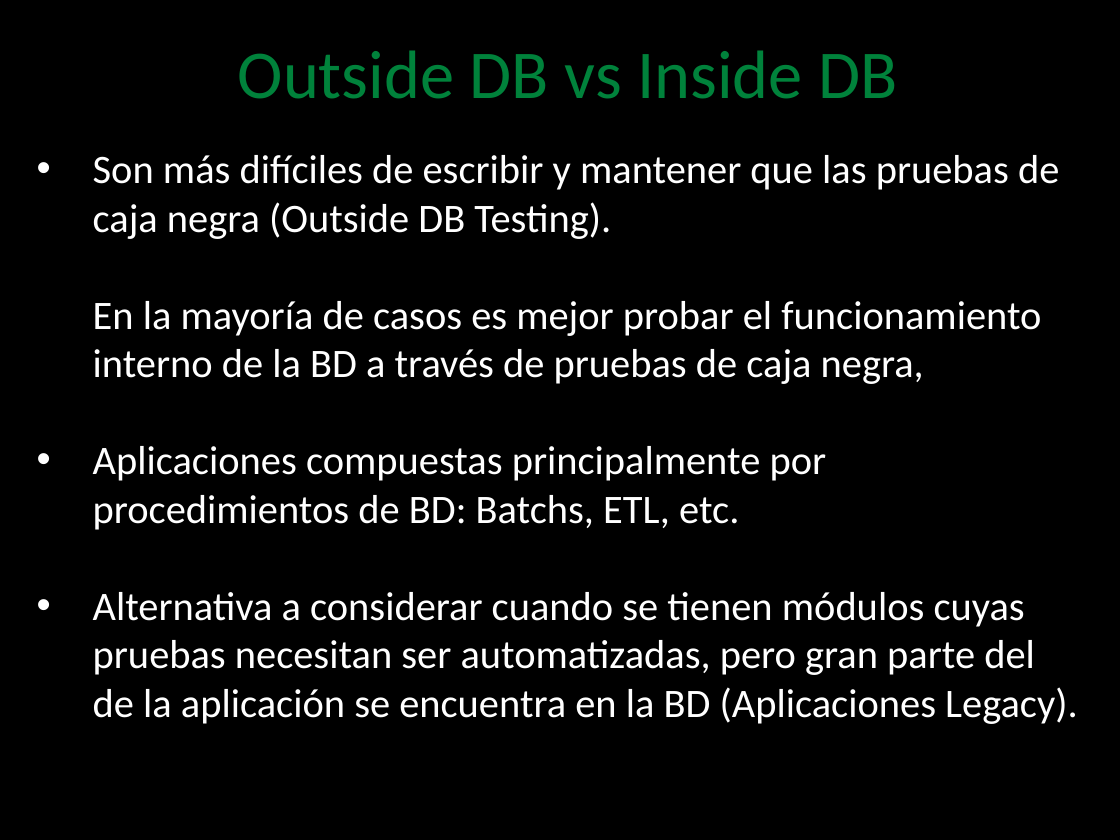
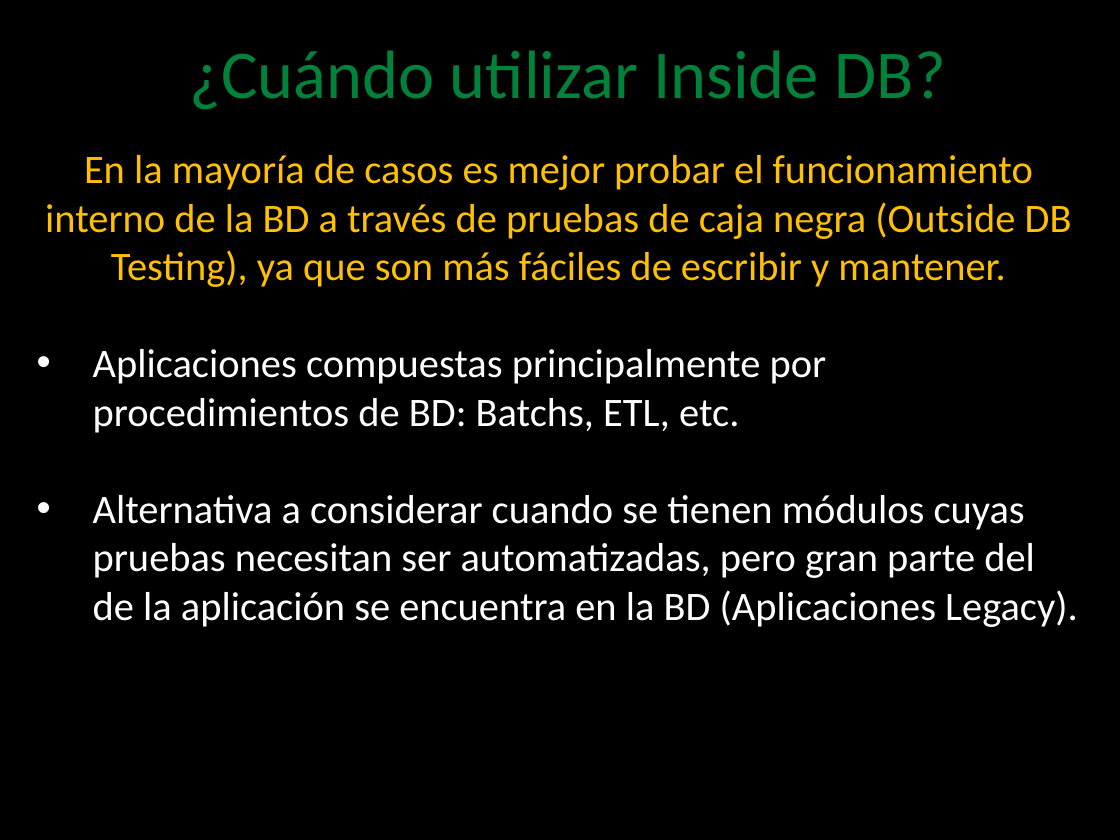
Before and after one commit to angelnunezsalazar/Test-Automation-NET, a slide deck: slide 31 of Diapositivas/3. Database Testing.pptx (slide 30 before the commit). Drawn at 1120x840 pixels with LibreOffice and Linux fonts; fonts in the diff are those of the drawing; background and template pictures are left out. Boxes give left, top, right and bottom in pixels: in the first picture for what was removed or moved away, otherwise in the second. Text is boxed around its words. In the diff, an @@ line names an element or a change of style, - is before the commit and + after.

Commit message:
Full Stack con IntegrationTesting

```diff
--- a/Diapositivas/3. Database Testing.pptx
+++ b/Diapositivas/3. Database Testing.pptx
@@ title at (x1=190, y1=50, x2=946, y2=110): text changed @@
-Outside DB vs Inside DB
+¿Cuándo utilizar Inside DB?
@@ text at (x1=45, y1=155, x2=1072, y2=287): text changed; text colour #FFFFFF to #FFC000 @@
-• Son más difíciles de escribir y mantener que las pruebas de caja negra (Outside DB Testing).
-  En la mayoría de casos es mejor probar el funcionamiento interno de la BD a través de pruebas de caja negra,
+En la mayoría de casos es mejor probar el funcionamiento interno de la BD a través de pruebas de caja negra (Outside DB Testing), ya que son más fáciles de escribir y mantener.
```
Also in this commit, not shown: 8 other slides changed, 3 slides added, 22 other files.
